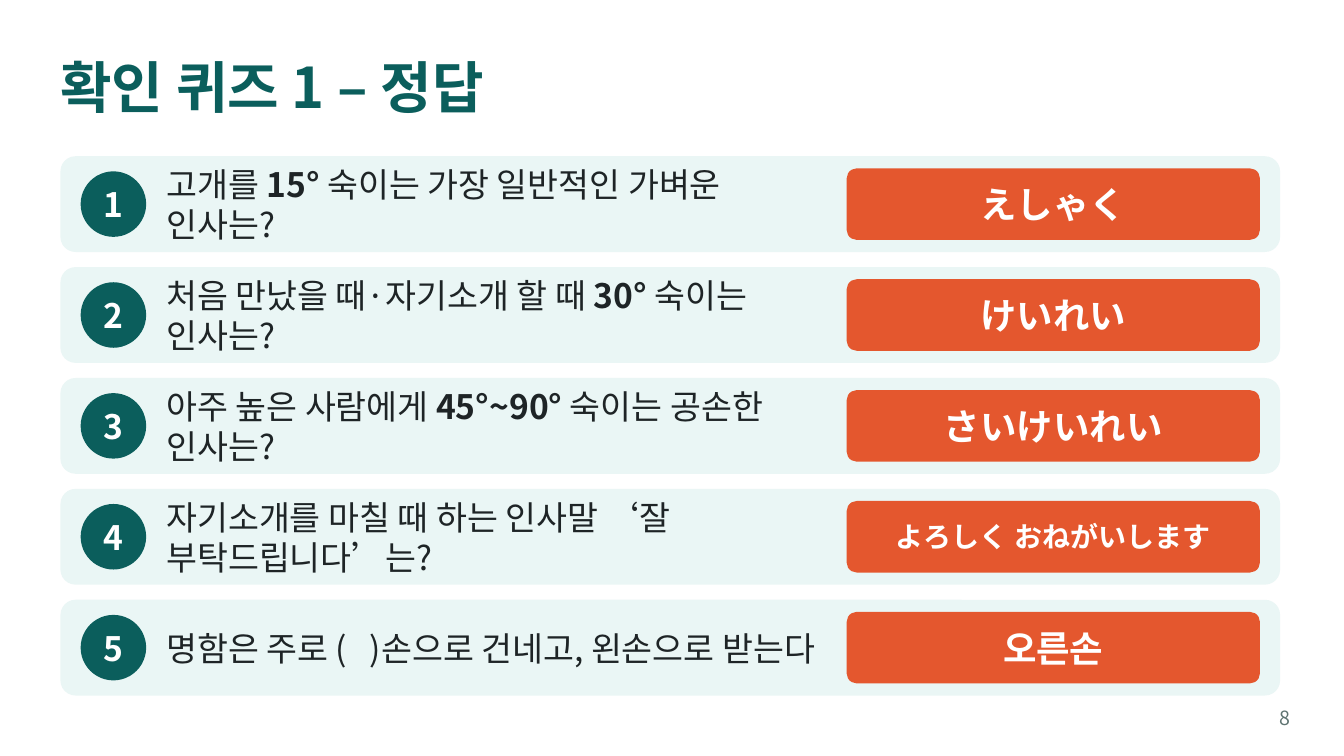
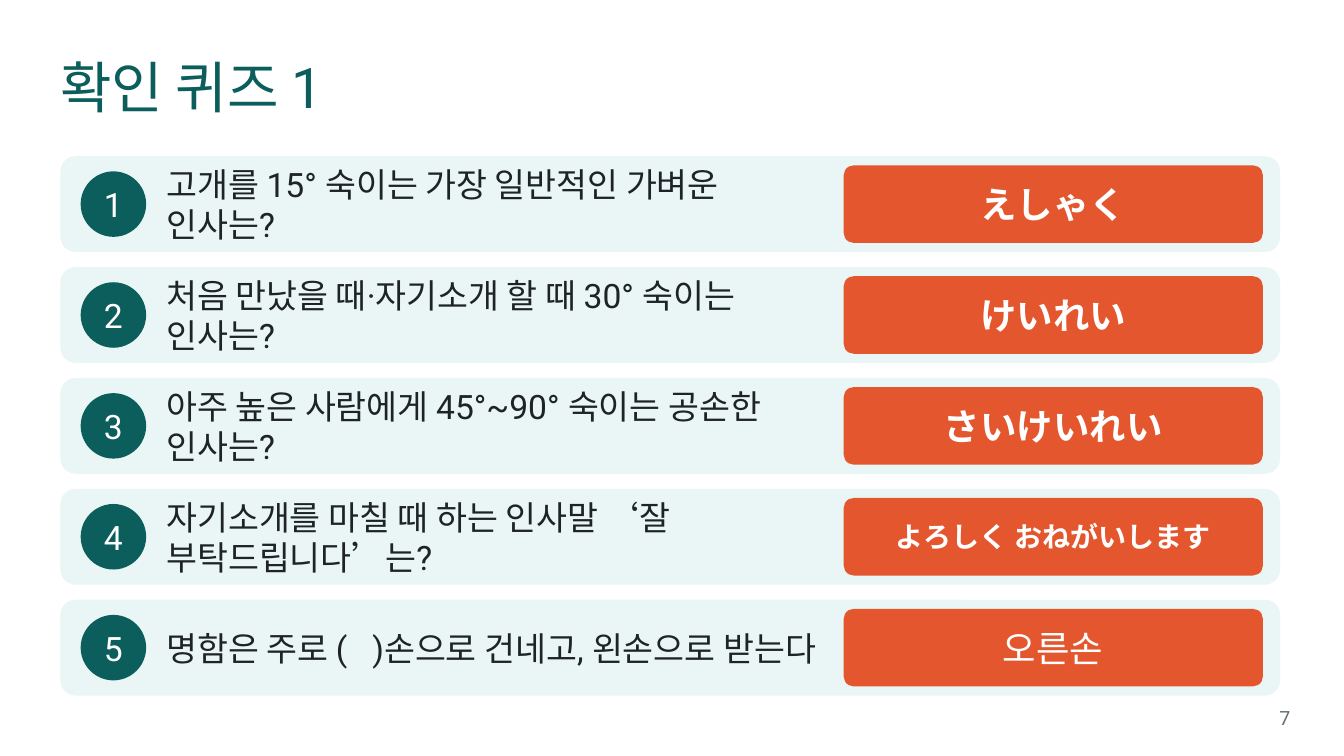
Before and after one commit to choeetururira/japanese, a slide deck: slide 7 of 일본문화광장_수업.pptx (slide 8 before the commit). Drawn at 1344x756 pixels with LibreOffice and Linux fonts; fonts in the diff are those of the drawing. Boxes give left, top, right and bottom in pixels: in the first picture for what was removed or moved away, otherwise in the second. Text is boxed around its words. In the diff, an @@ line names an element or a change of style, - is before the commit and + after.

```diff
--- a/일본문화광장_수업.pptx
+++ b/일본문화광장_수업.pptx
@@ title at bbox=[60, 61, 322, 113]: text changed; font Noto Sans CJK KR to Roboto; bold off @@
-확인 퀴즈 1 – 정답
+확인 퀴즈 1
@@ text "고개를 15° 숙이는 가장 일반적인 ..." at bbox=[166, 169, 719, 240]: font Noto Sans CJK KR to Roboto; bold off in "15°" @@
@@ rounded rectangle "えしゃく": place and size @@
-rounded rectangle "えしゃく" at bbox=[980, 188, 1126, 221]
+rounded rectangle "えしゃく" at bbox=[844, 165, 1263, 243]
@@ rounded rectangle removed at bbox=[847, 168, 1260, 240] @@
@@ text "처음 만났을 때·자기소개 할 때 ..." at bbox=[166, 280, 735, 351]: font Noto Sans CJK KR to Roboto; bold off in "30°" @@
@@ rounded rectangle "けいれい": place and size @@
-rounded rectangle "けいれい" at bbox=[980, 299, 1126, 332]
+rounded rectangle "けいれい" at bbox=[844, 276, 1263, 354]
@@ rounded rectangle removed at bbox=[847, 279, 1260, 351] @@
@@ text "아주 높은 사람에게 45°~90° 숙이는 ..." at bbox=[166, 391, 761, 462]: font Noto Sans CJK KR to Roboto; bold off in "45°~90°" @@
@@ rounded rectangle "さいけいれい": place and size @@
-rounded rectangle "さいけいれい" at bbox=[944, 410, 1162, 443]
+rounded rectangle "さいけいれい" at bbox=[844, 387, 1263, 465]
@@ rounded rectangle removed at bbox=[847, 390, 1260, 462] @@
@@ text "자기소개를 마칠 때 하는 인사말 ..." at bbox=[166, 502, 671, 573]: font Noto Sans CJK KR to Roboto @@
@@ fill none to #E4572E in 4 elements at bbox=[844, 165, 1263, 243], bbox=[844, 276, 1263, 354], bbox=[844, 387, 1263, 465], bbox=[844, 498, 1263, 576] @@
@@ rounded rectangle "よろしく おねがいします": place and size @@
-rounded rectangle "よろしく おねがいします" at bbox=[896, 523, 1210, 549]
+rounded rectangle "よろしく おねがいします" at bbox=[844, 498, 1263, 576]
@@ rounded rectangle removed at bbox=[847, 501, 1260, 573] @@
@@ font Noto Sans CJK KR to Roboto, bold off in 5 elements at bbox=[104, 193, 123, 217], bbox=[104, 303, 123, 328], bbox=[104, 414, 123, 440], bbox=[104, 526, 123, 550], bbox=[104, 637, 123, 662] @@
@@ text "명함은 주로 ( )손으로 건네고, ..." at bbox=[166, 633, 816, 669]: font Noto Sans CJK KR to Roboto @@
@@ rounded rectangle "오른손": place and size @@
-rounded rectangle "오른손" at bbox=[1003, 632, 1103, 665]
+rounded rectangle "오른손" at bbox=[844, 609, 1263, 687]
@@ rounded rectangle "오른손" at bbox=[844, 609, 1263, 687]: font Noto Sans CJK KR to Roboto, bold off; fill none to #E4572E @@
@@ rounded rectangle removed at bbox=[847, 612, 1260, 684] @@
@@ page number at bbox=[1279, 711, 1290, 725]: text changed; font Noto Sans CJK KR to Roboto @@
-8
+7
```
Also in this commit, not shown: 22 other slides changed, 4 slides removed, 1 other file.
